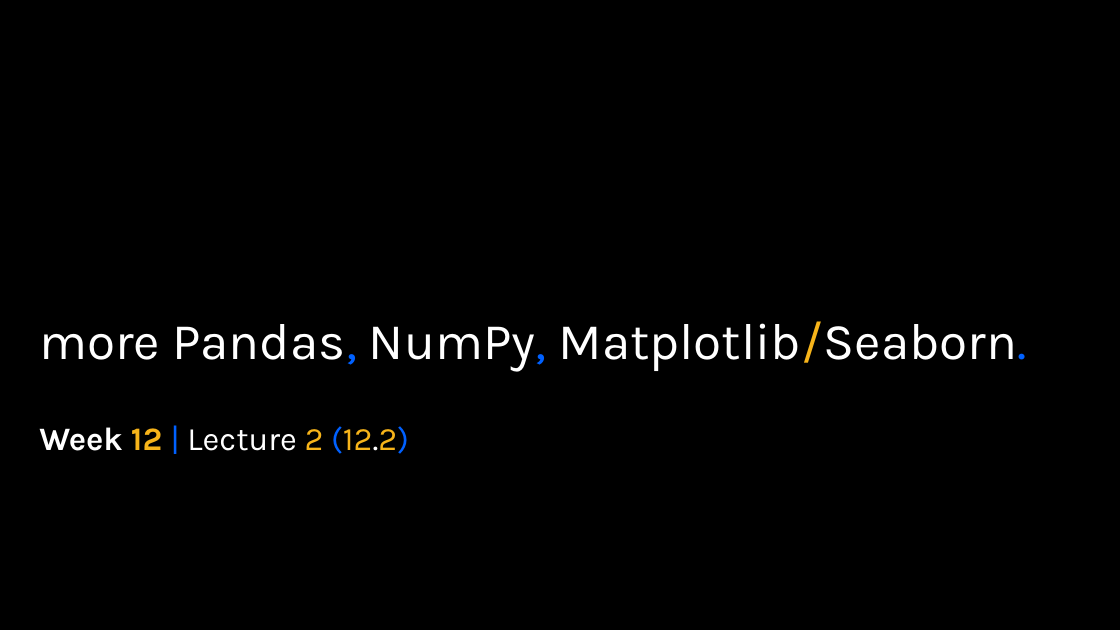
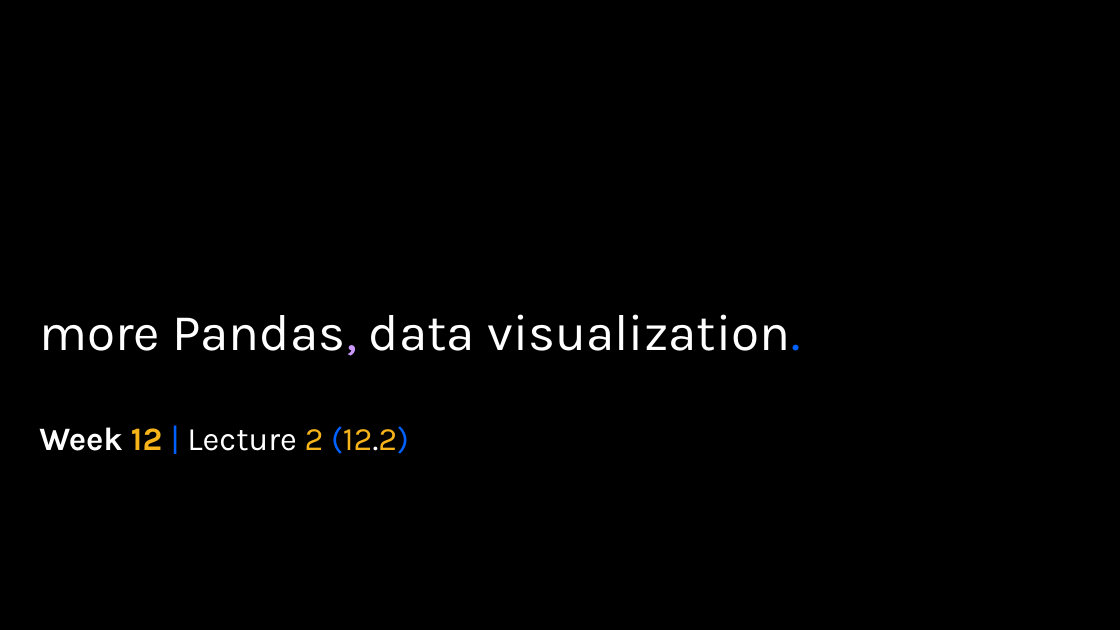
Before and after one commit to APS106/APS106-winter-2024-kinsella-goodfellow, a slide deck: slide 9 of lectures/week12/lecture2/slides/week12_lecture2.pptx (slide 4 before the commit). Drawn at 1120x630 pixels with LibreOffice and Linux fonts; fonts in the diff are those of the drawing; background and template pictures are left out. Boxes give left, top, right and bottom in pixels: in the first picture for what was removed or moved away, otherwise in the second. Text is boxed around its words. In the diff, an @@ line names an element or a change of style, - is before the commit and + after.

```diff
--- a/lectures/week12/lecture2/slides/week12_lecture2.pptx
+++ b/lectures/week12/lecture2/slides/week12_lecture2.pptx
@@ title at (39,314,800,356): text changed @@
-more Pandas, NumPy, Matplotlib/Seaborn.
+more Pandas, data visualization.
```
Also in this commit, not shown: 2 other slides changed, 6 slides added, 1 slide removed, 46 other files.
